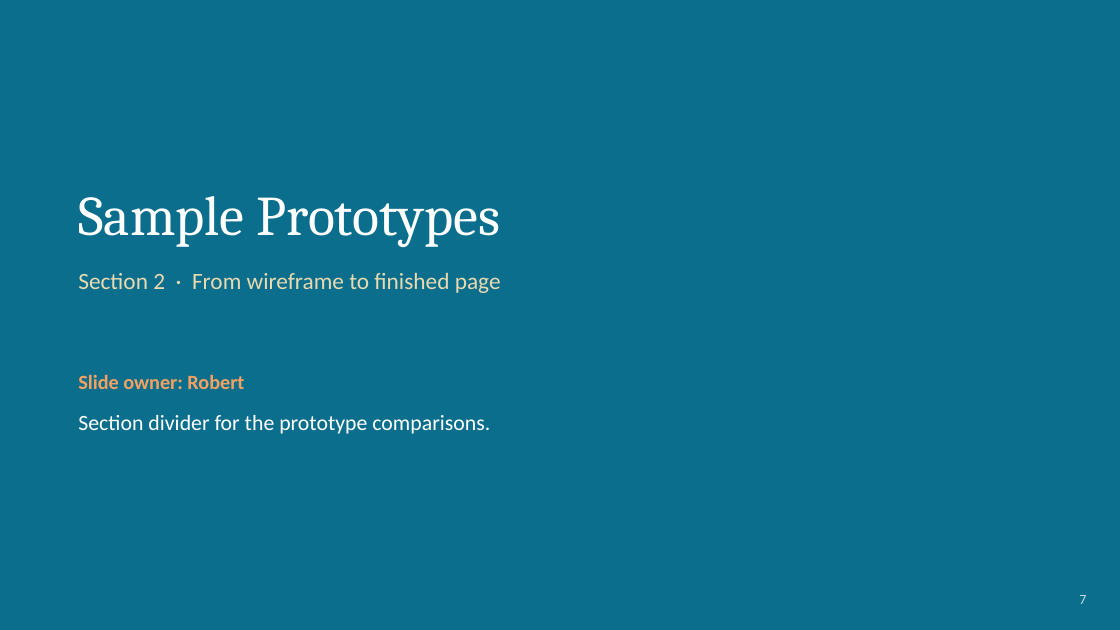
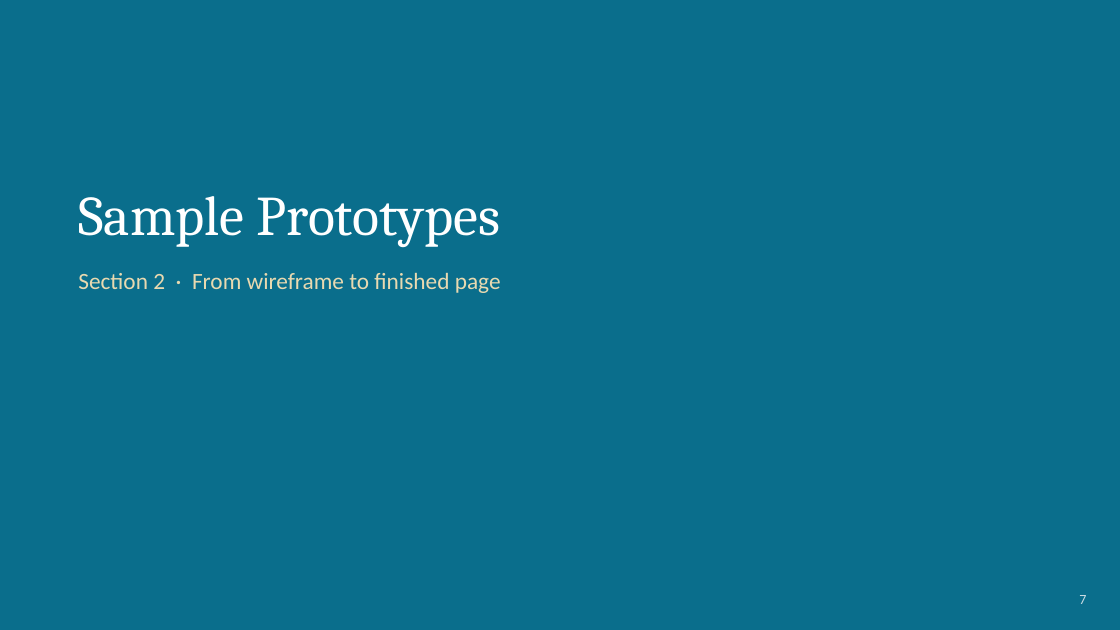
Before and after one commit to BobbyJoeCool/csd460-blueteam, a slide deck: slide 7 of Class_Information/Module-10/Presentation/QA-Presentation-Breutzmann.pptx. Drawn at 1120x630 pixels with LibreOffice and Linux fonts; fonts in the diff are those of the drawing. Boxes give left, top, right and bottom in pixels: in the first picture for what was removed or moved away, otherwise in the second. Text is boxed around its words. In the diff, an @@ line names an element or a change of style, - is before the commit and + after.

Commit message:
Various Fixes | Robert’s part of the presentation

```diff
--- a/Class_Information/Module-10/Presentation/QA-Presentation-Breutzmann.pptx
+++ b/Class_Information/Module-10/Presentation/QA-Presentation-Breutzmann.pptx
@@ text removed at <box>78,374,490,434</box> @@
-Slide owner: Robert
-Section divider for the prototype comparisons.
```
Also in this commit, not shown: 1 other slide changed, 4 slides added, 4 slides removed, 26 other files.
